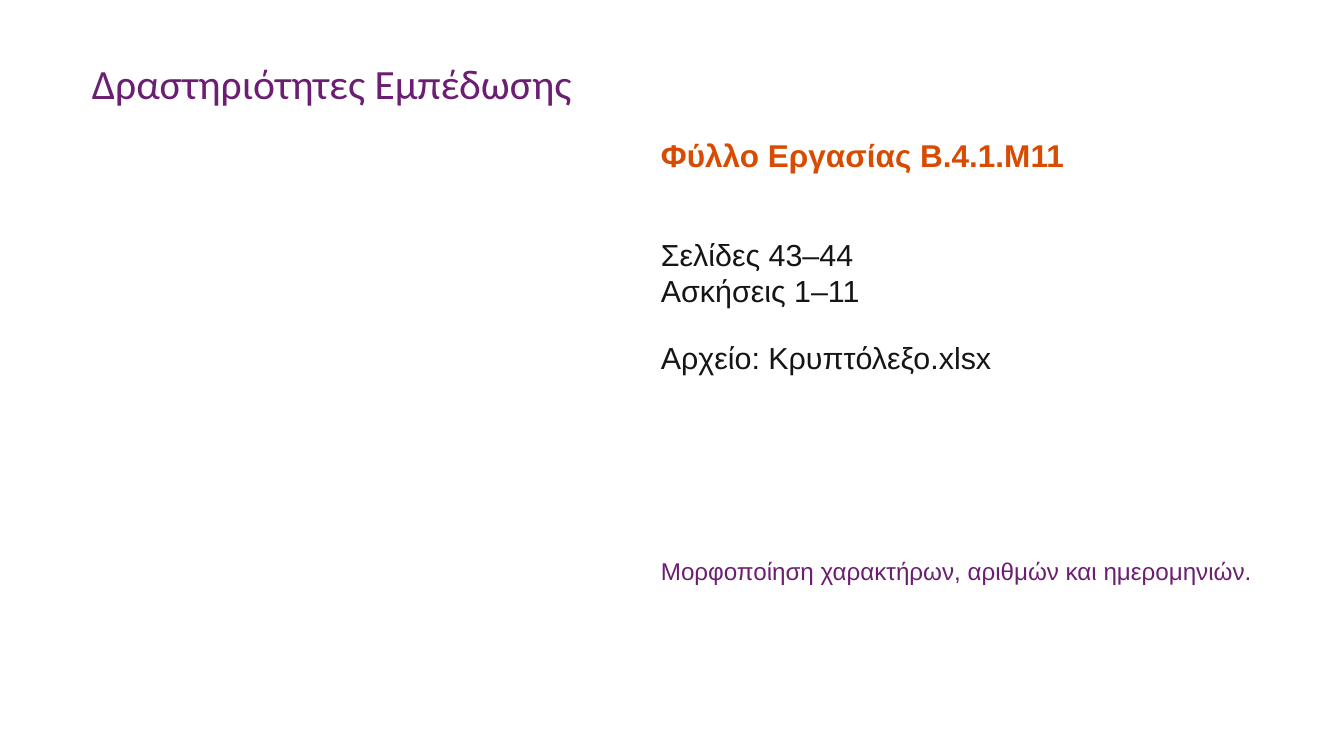
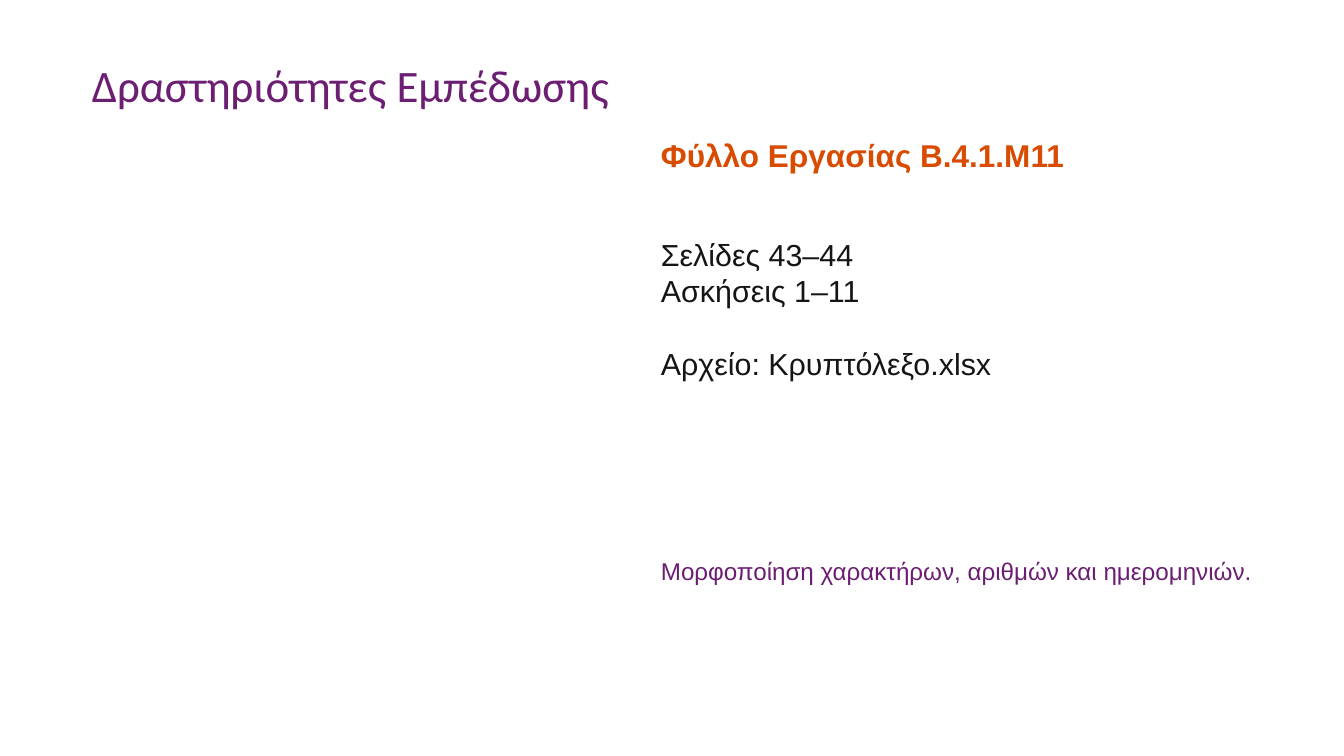
Before and after one commit to aristos32/education, a slide deck: slide 8 of schools-presentations/B Gymnasiou/B41M11 - Βασική Μορφοποίηση Υπολογιστικού Φύλλου.pptx (slide 7 before the commit). Drawn at 1344x756 pixels with LibreOffice and Linux fonts; fonts in the diff are those of the drawing. Boxes give left, top, right and bottom in pixels: in the first picture for what was removed or moved away, otherwise in the second. Text is boxed around its words. In the diff, an @@ line names an element or a change of style, - is before the commit and + after.

```diff
--- a/schools-presentations/B Gymnasiou/B41M11 - Βασική Μορφοποίηση Υπολογιστικού Φύλλου.pptx
+++ b/schools-presentations/B Gymnasiou/B41M11 - Βασική Μορφοποίηση Υπολογιστικού Φύλλου.pptx
@@ text "Δραστηριότητες Εμπέδωσης" at [92,70,609,110]: size 29.7 to 32.1 pt @@
@@ text "Σελίδες 43–44" rewrapped from [661,243,991,375] to [661,243,991,381] @@
```
Also in this commit, not shown: 1 other slide changed, 1 slide added, 2 other files.
